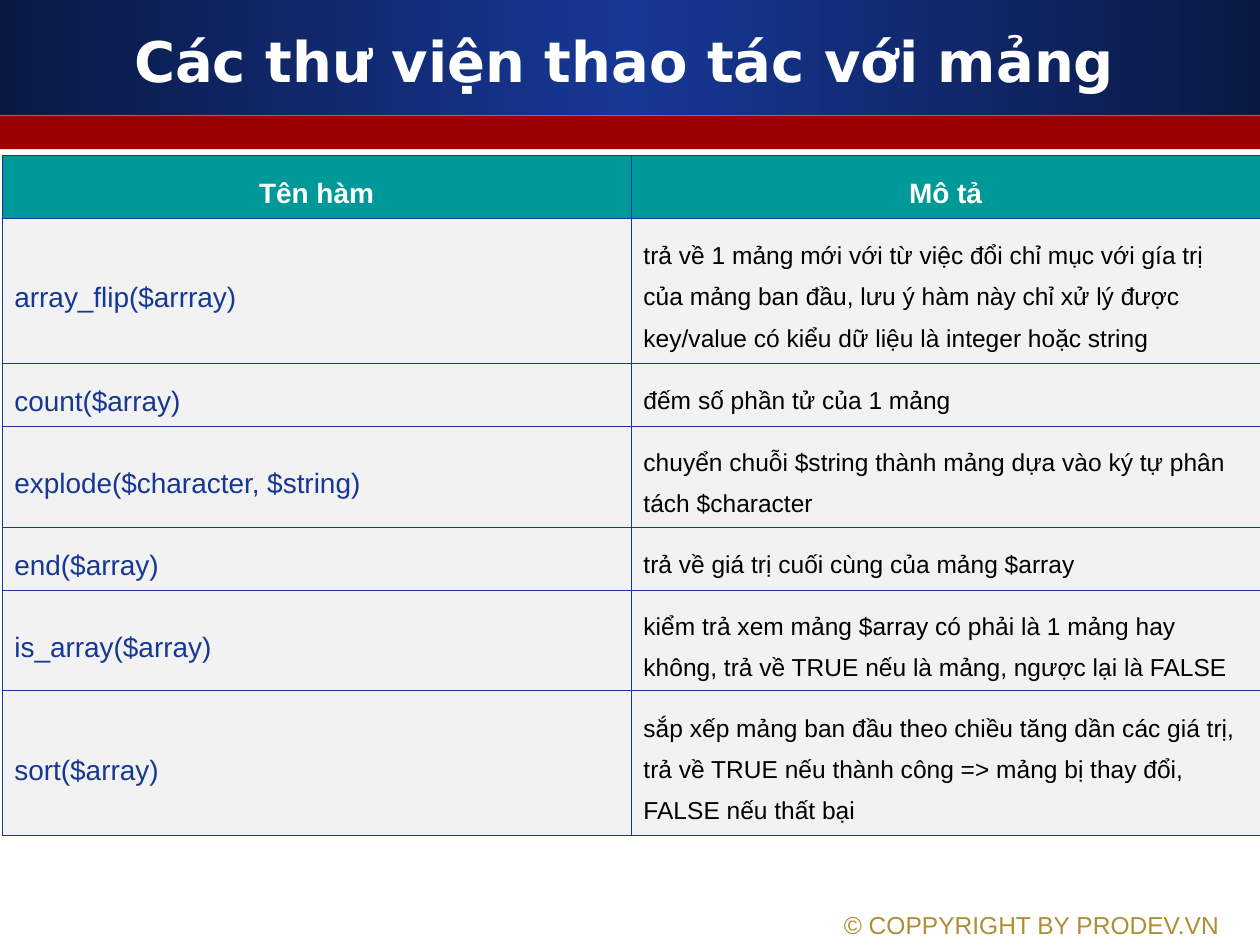
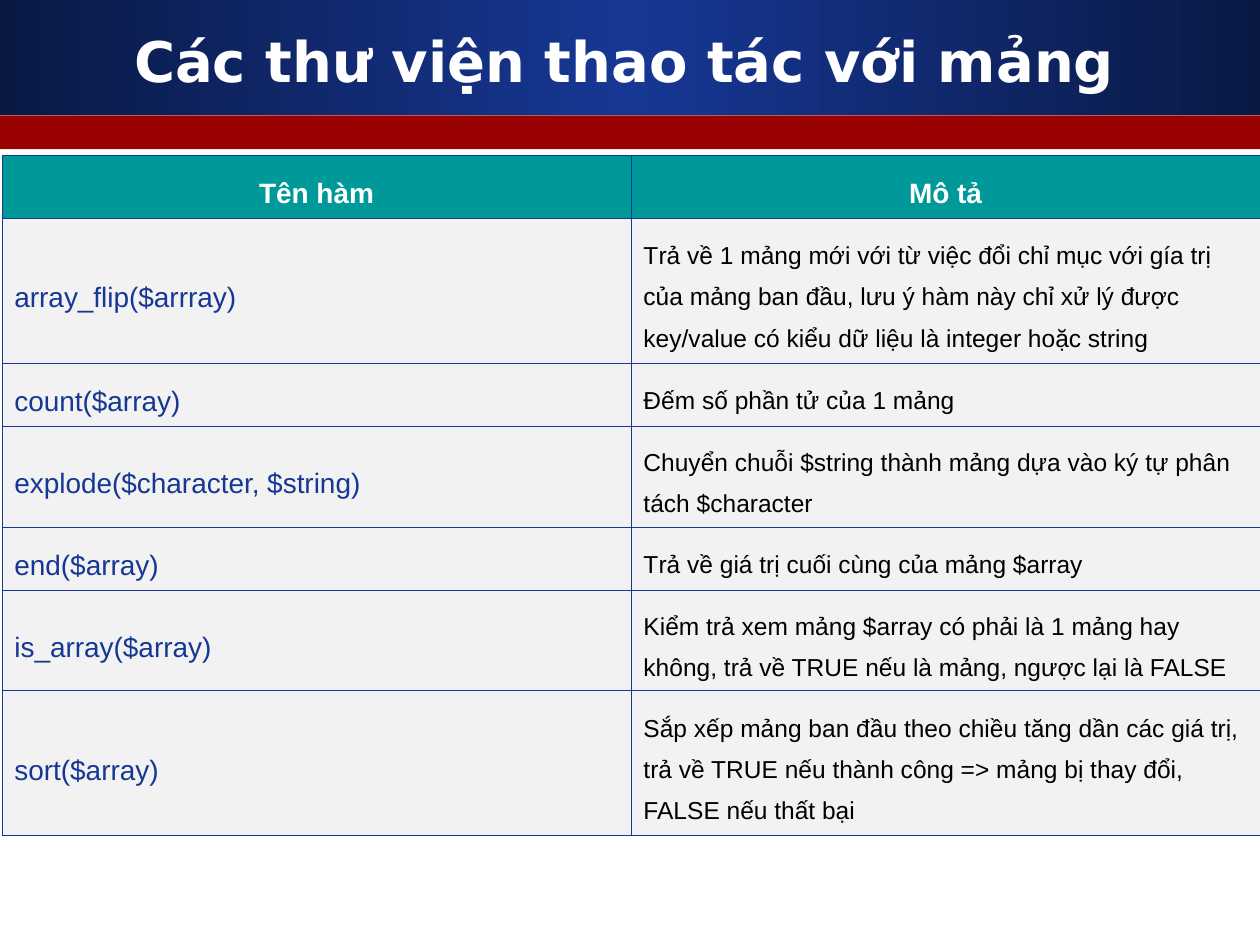
Before and after one commit to melng124/php39_devpro, a slide deck: slide 4 of Day13_PHP_Array/Slides/3_Array_Function_PHP.ppt (slide 5 before the commit). Drawn at 1260x945 pixels with LibreOffice and Linux fonts; fonts in the diff are those of the drawing. Boxes give left, top, right and bottom in pixels: in the first picture for what was removed or moved away, otherwise in the second. Text is boxed around its words. In the diff, an @@ line names an element or a change of style, - is before the commit and + after.

```diff
--- a/Day13_PHP_Array/Slides/3_Array_Function_PHP.ppt
+++ b/Day13_PHP_Array/Slides/3_Array_Function_PHP.ppt
@@ table at [3,155,1260,835] @@
-row 2, column 2: trả về 1 mảng mới với từ việc đổi chỉ mục với gía trị của mảng ban đầu, lưu ý hàm này chỉ xử lý được key/value có kiểu dữ liệu là integer hoặc string
+row 2, column 2: Trả về 1 mảng mới với từ việc đổi chỉ mục với gía trị của mảng ban đầu, lưu ý hàm này chỉ xử lý được key/value có kiểu dữ liệu là integer hoặc string
-row 3, column 2: đếm số phần tử của 1 mảng
+row 3, column 2: Đếm số phần tử của 1 mảng
-row 4, column 2: chuyển chuỗi $string thành mảng dựa vào ký tự phân tách $character
+row 4, column 2: Chuyển chuỗi $string thành mảng dựa vào ký tự phân tách $character
-row 5, column 2: trả về giá trị cuối cùng của mảng $array
+row 5, column 2: Trả về giá trị cuối cùng của mảng $array
-row 6, column 2: kiểm trả xem mảng $array có phải là 1 mảng hay không, trả về TRUE nếu là mảng, ngược lại là FALSE
+row 6, column 2: Kiểm trả xem mảng $array có phải là 1 mảng hay không, trả về TRUE nếu là mảng, ngược lại là FALSE
-row 7, column 2: sắp xếp mảng ban đầu theo chiều tăng dần các giá trị, trả về TRUE nếu thành công => mảng bị thay đổi, FALSE nếu thất bại
+row 7, column 2: Sắp xếp mảng ban đầu theo chiều tăng dần các giá trị, trả về TRUE nếu thành công => mảng bị thay đổi, FALSE nếu thất bại
@@ text removed at [869,917,1218,935] @@
-© COPPYRIGHT BY PRODEV.VN
```
Also in this commit, not shown: 3 other slides changed, 1 slide removed, 4 other files.
